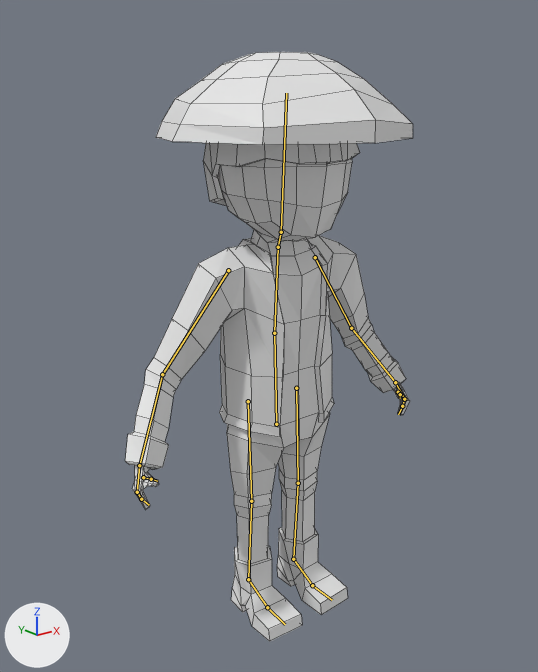
A saved change to the Blender file Map/Assets/Models/Yamato_civil/yamato_civil.blend.
Before and after are seen from a 50 mm camera at (-12.04, -14.63, 13.97) aimed at (-0.22, 0.15, 8.06). Every picture has the same lights, and +X, +Y and +Z are marked at lower left. The bones that bend it are drawn over the model as lines. Mesh edges are drawn as thin lines.

In view in the first picture: 'Yamato'.
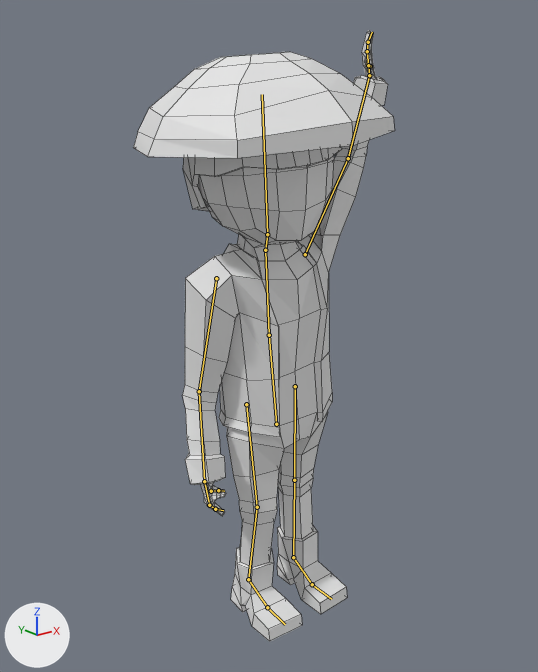
The newer file adds an action. The first version stands in its rest pose; the second is drawn at frame 7 of the action 'Waitting'.

The edits, one by one:
Bone 'abdomen' (bone_abdomen) turns from (0, 0, 0) to (-4, 0, 2) degrees about its own x, y and z.
Bone 'pecho' (bone_pecho) turns from (0, 0, 0) to (1, 0, -5) degrees about its own x, y and z.
Bone 'brazo_L' (bone_brazo_l) turns from (0, 0, 0) to (100, 3, -15) degrees about its own x, y and z.
Bone 'antebrazo_L' (bone_antebrazo_l) turns from (0, 0, 0) to (38, 8, 22) degrees about its own x, y and z.
Bone 'mano_L' (bone_mano_l) turns from (0, 0, 0) to (80, -75, -54) degrees about its own x, y and z.
Bone 'dedos_mano_L' (bone_dedos_mano_l) turns from (0, 0, 0) to (-33, 11, 11) degrees about its own x, y and z.
Bone 'pulgar1_L' (bone_pulgar1_l) turns from (0, 0, 0) to (-16, -9, 12) degrees about its own x, y and z.
Bone 'pulga2_L' (bone_pulga2_l) turns from (0, 0, 0) to (10, -1, 26) degrees about its own x, y and z.
Bone 'brazo_R' (bone_brazo_r) turns from (0, 0, 0) to (-24, -3, -3) degrees about its own x, y and z.
Bone 'antebrazo_R' (bone_antebrazo_r) turns from (0, 0, 0) to (6, -2, -3) degrees about its own x, y and z.

Boxes (x1, y1, x2, y2) around the edits, measured in the pictures (538 x 672 px):
'Yamato', posed (9% narrower): before (125, 52, 413, 641); after (133, 30, 395, 641)
bone 'abdomen', root to tip: before (276, 424) to (274, 333); after (276, 424) to (269, 335)
bone 'pecho', root to tip: before (274, 333) to (278, 247); after (269, 335) to (265, 250)
bone 'brazo_L', root to tip: before (315, 257) to (351, 328); after (305, 254) to (348, 158)
bone 'antebrazo_L', root to tip: before (351, 328) to (395, 382); after (348, 158) to (369, 75)
bone 'mano_L', root to tip: before (395, 382) to (404, 399); after (369, 75) to (367, 51)
bone 'dedos_mano_L', root to tip: before (404, 399) to (402, 406); after (367, 51) to (368, 42)
bone 'pulgar1_L', root to tip: before (398, 392) to (400, 394); after (370, 66) to (368, 65)
bone 'pulga2_L', root to tip: before (400, 394) to (400, 398); after (368, 65) to (366, 63)
bone 'brazo_R', root to tip: before (228, 270) to (162, 374); after (216, 278) to (199, 391)
bone 'antebrazo_R', root to tip: before (162, 374) to (139, 465); after (199, 391) to (204, 481)
